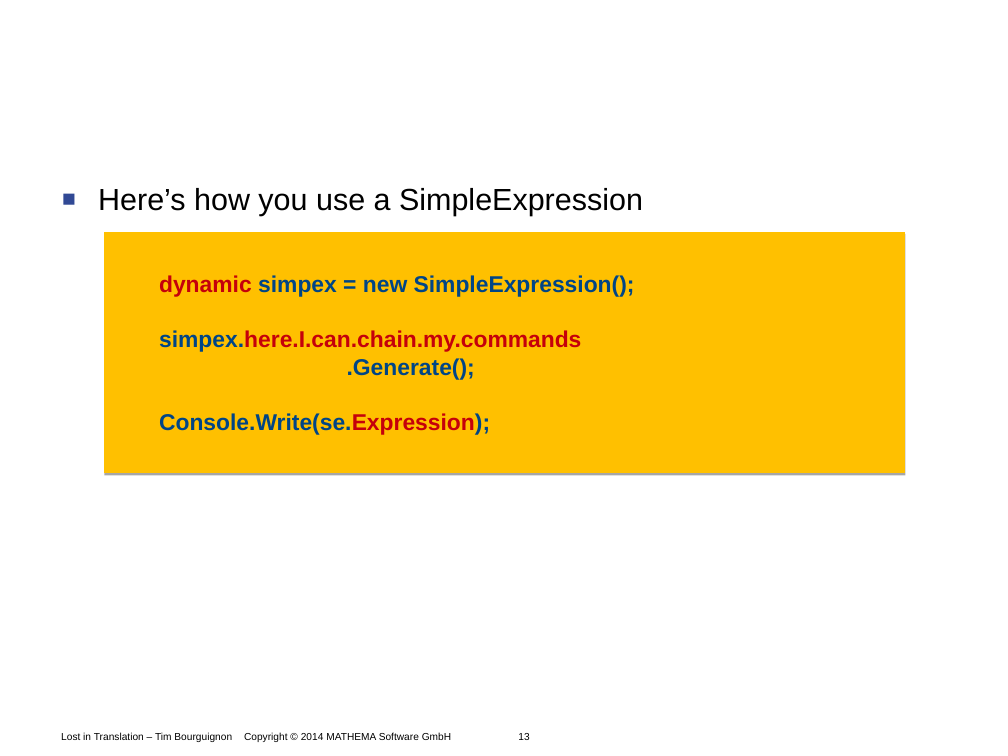
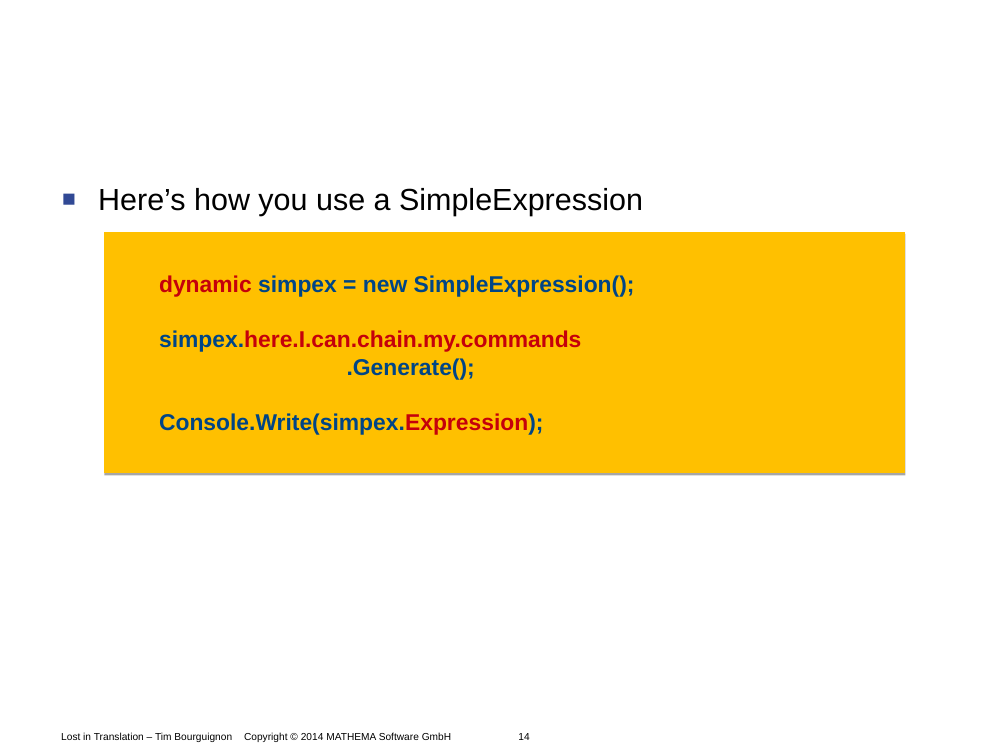
Before and after one commit to Timothep/Talk.LostInTranslation, a slide deck: slide 14 of LostInTranslation.odp (slide 13 before the commit). Drawn at 1008x756 pixels with LibreOffice and Linux fonts; fonts in the diff are those of the drawing; background and template pictures are left out. Boxes give left, top, right and bottom in pixels: in the first picture for what was removed or moved away, otherwise in the second. Text is boxed around its words. In the diff, an @@ line names an element or a change of style, - is before the commit and + after.

```diff
--- a/LostInTranslation.odp
+++ b/LostInTranslation.odp
@@ text in freeform shape at bbox=[159, 413, 543, 435]: text changed @@
-Console.Write(se.Expression);
+Console.Write(simpex.Expression);
@@ text at bbox=[61, 732, 529, 742]: text changed @@
-Lost in Translation – Tim Bourguignon Copyright © 2014 MATHEMA Software GmbH 13
+Lost in Translation – Tim Bourguignon Copyright © 2014 MATHEMA Software GmbH 14
```
Also in this commit, not shown: 6 other slides changed, 2 slides added, 1 slide removed.
